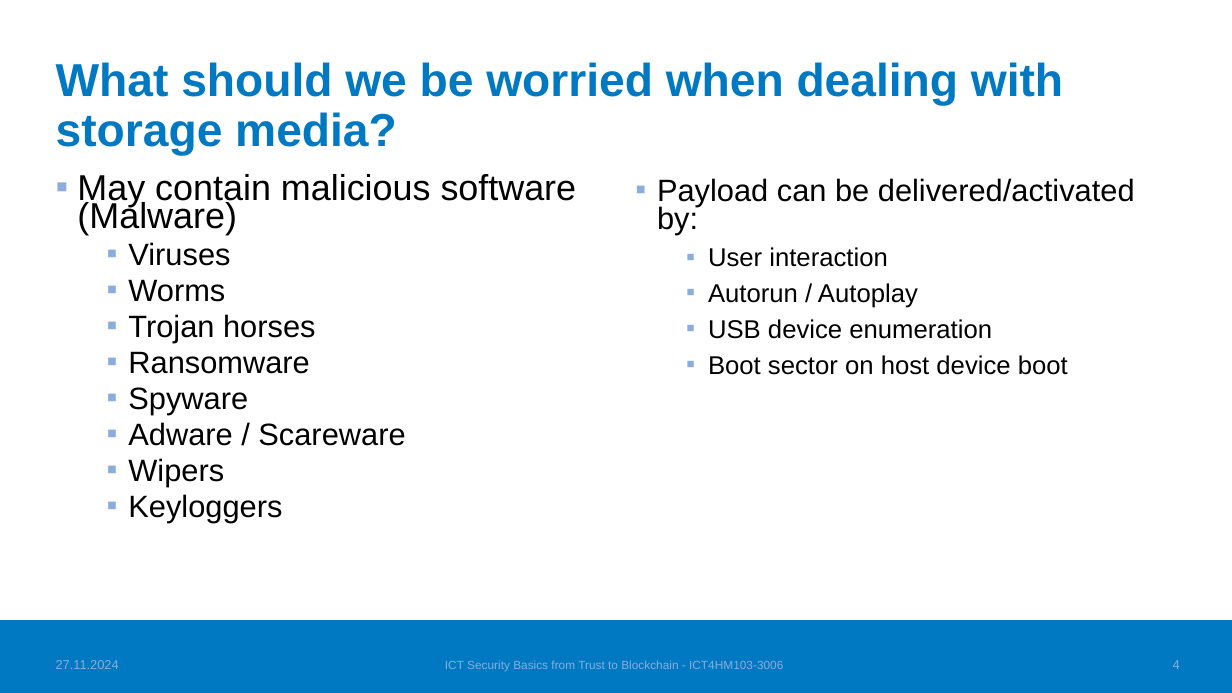
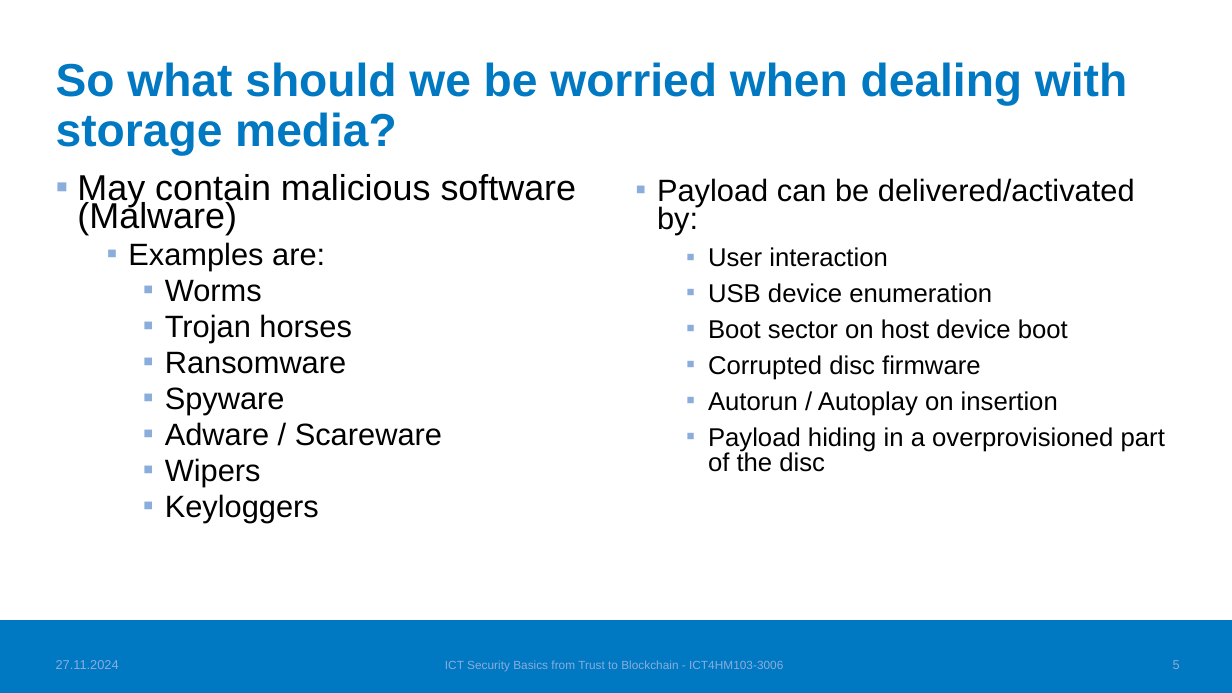
Before and after one commit to TatuE/Trust_to_Blockchain, a slide deck: slide 6 of class_presentation/Dont_trust_that_storage_medium.pptx (slide 5 before the commit). Drawn at 1232x693 pixels with LibreOffice and Linux fonts; fonts in the diff are those of the drawing; background and template pictures are left out. Boxes give left, top, right and bottom in pixels: in the first picture for what was removed or moved away, otherwise in the second. Text is boxed around its words. In the diff, an @@ line names an element or a change of style, - is before the commit and + after.

Commit message:
update

```diff
--- a/class_presentation/Dont_trust_that_storage_medium.pptx
+++ b/class_presentation/Dont_trust_that_storage_medium.pptx
@@ title at <box>56,62,1127,156</box>: text changed @@
-What should we be worried when dealing with storage media?
+So what should we be worried when dealing with storage media?
@@ text at <box>128,242,325,271</box>: text changed @@
-  ▪ Viruses
+  ▪ Examples are:
@@ text at <box>165,279,442,522</box>: list level 2 to 3 in "Worms"; list level 2 to 3 in "Trojan horses"; list level 2 to 3 in "Ransomware"; list level 2 to 3 in "Spyware"; list level 2 to 3 in "Adware / Scareware"; list level 2 to 3 in "Wipers"; list level 2 to 3 in "Keyloggers" @@
@@ text at <box>708,283,918,308</box>: paragraph removed @@
-  ▪ Autorun / Autoplay
@@ text at <box>708,355,1165,472</box>: paragraphs added @@
+  ▪ Corrupted disc firmware
+  ▪ Autorun / Autoplay on insertion
+  ▪ Payload hiding in a overprovisioned part of the disc
@@ page number at <box>1173,660,1180,669</box>: text changed @@
-4
+5
```
Also in this commit, not shown: 4 other slides changed, 2 slides added.
